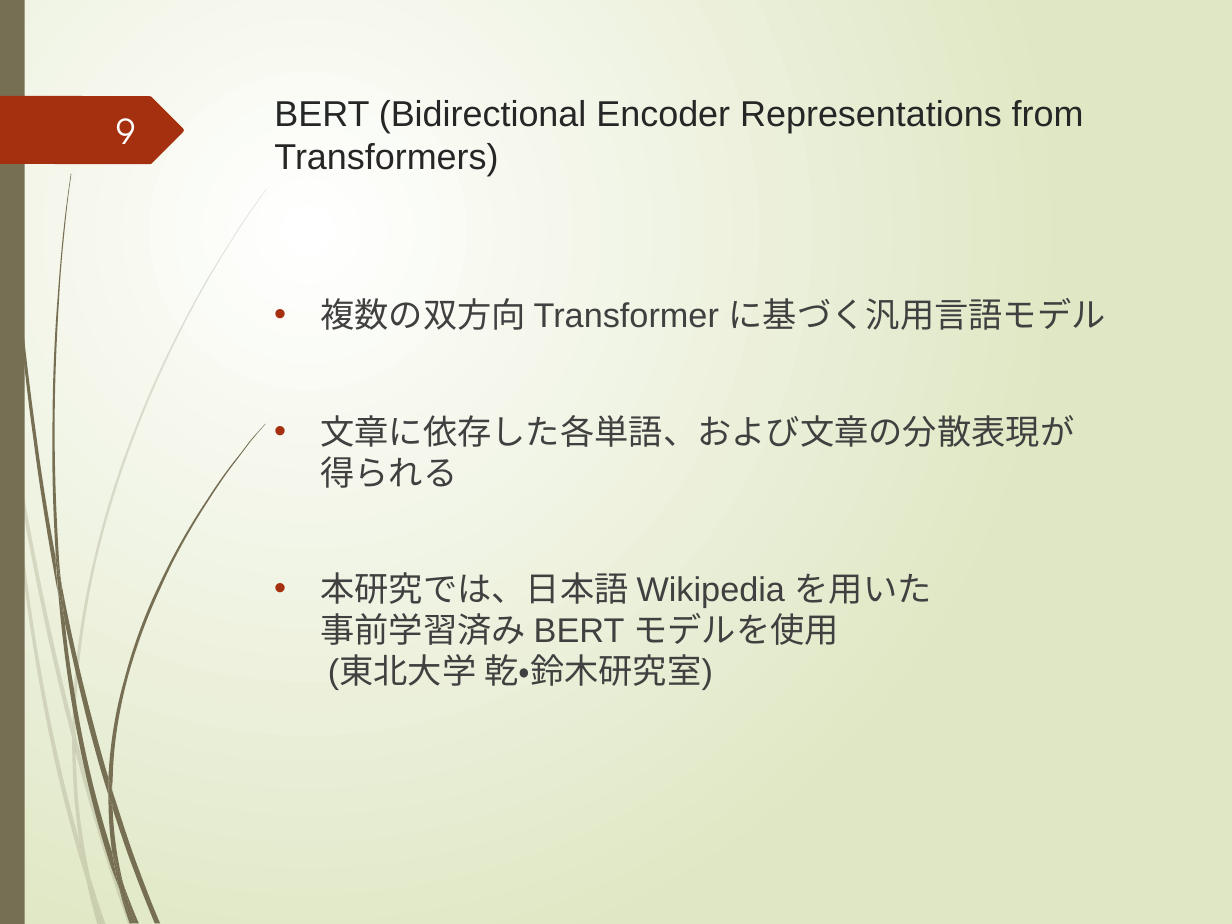
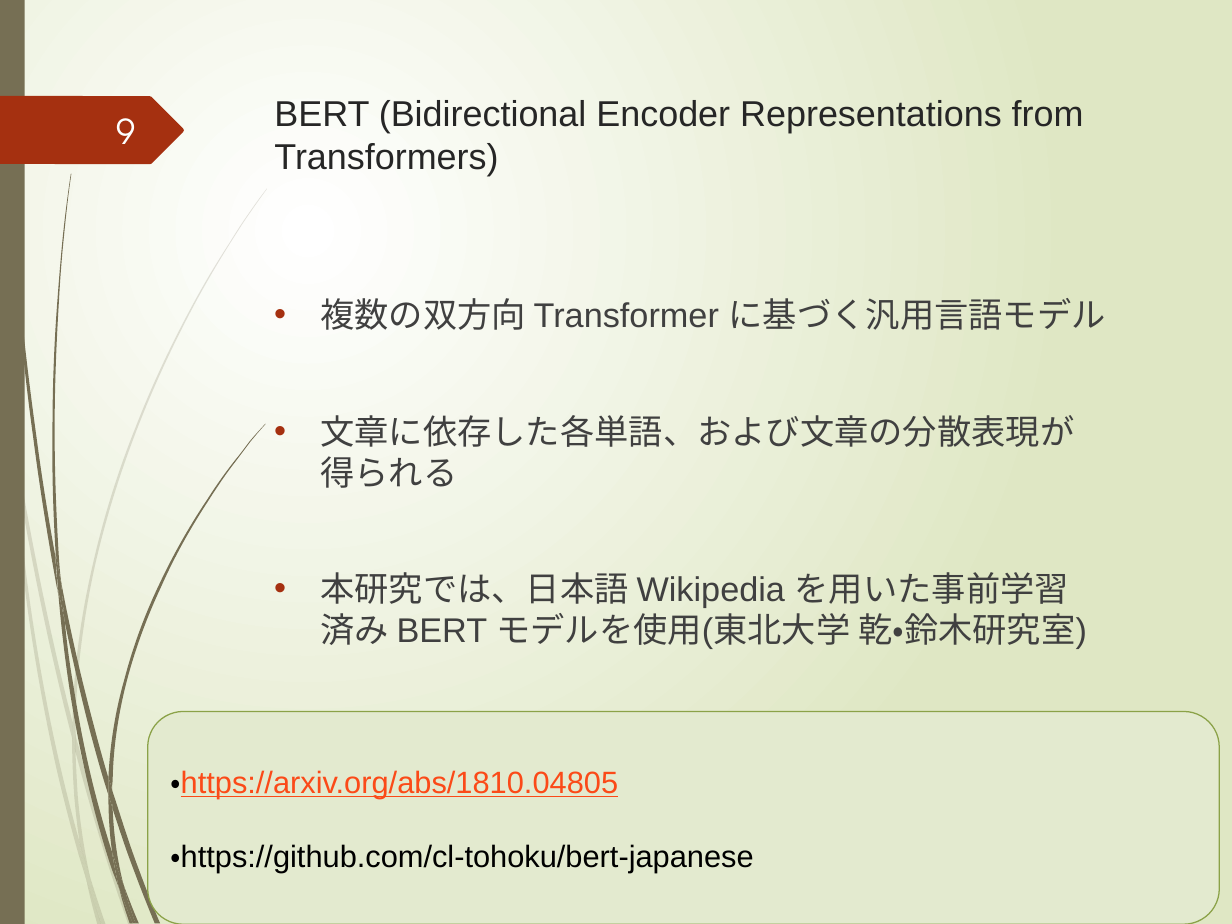
Before and after one commit to yuuki-kusumoto/kusumoto, a slide deck: slide 9 of 2021_prsn_2nd/後期研究発表会.pptx. Drawn at 1232x924 pixels with LibreOffice and Linux fonts; fonts in the diff are those of the drawing. Boxes give left, top, right and bottom in pixels: in the first picture for what was removed or moved away, otherwise in the second. Text is boxed around its words. In the diff, an @@ line names an element or a change of style, - is before the commit and + after.

```diff
--- a/2021_prsn_2nd/後期研究発表会.pptx
+++ b/2021_prsn_2nd/後期研究発表会.pptx
@@ text at (320,572,1087,649): spaces changed @@
-• 本研究では、日本語 Wikipedia を用いた
-  事前学習済み BERT モデルを使用
-  (東北大学 乾・鈴木研究室)
+• 本研究では、日本語 Wikipedia を用いた事前学習
+  済み BERT モデルを使用(東北大学 乾・鈴木研究室)
@@ rounded rectangle added at (148,711,1220,924), fill #E3EACF, outline #8BA249 0.75 pt, 18 pt, text #000000 @@
+・https://arxiv.org/abs/1810.04805
+・https://github.com/cl-tohoku/bert-japanese
```
Also in this commit, not shown: 22 other slides changed, 13 slides added, 1 slide removed.
